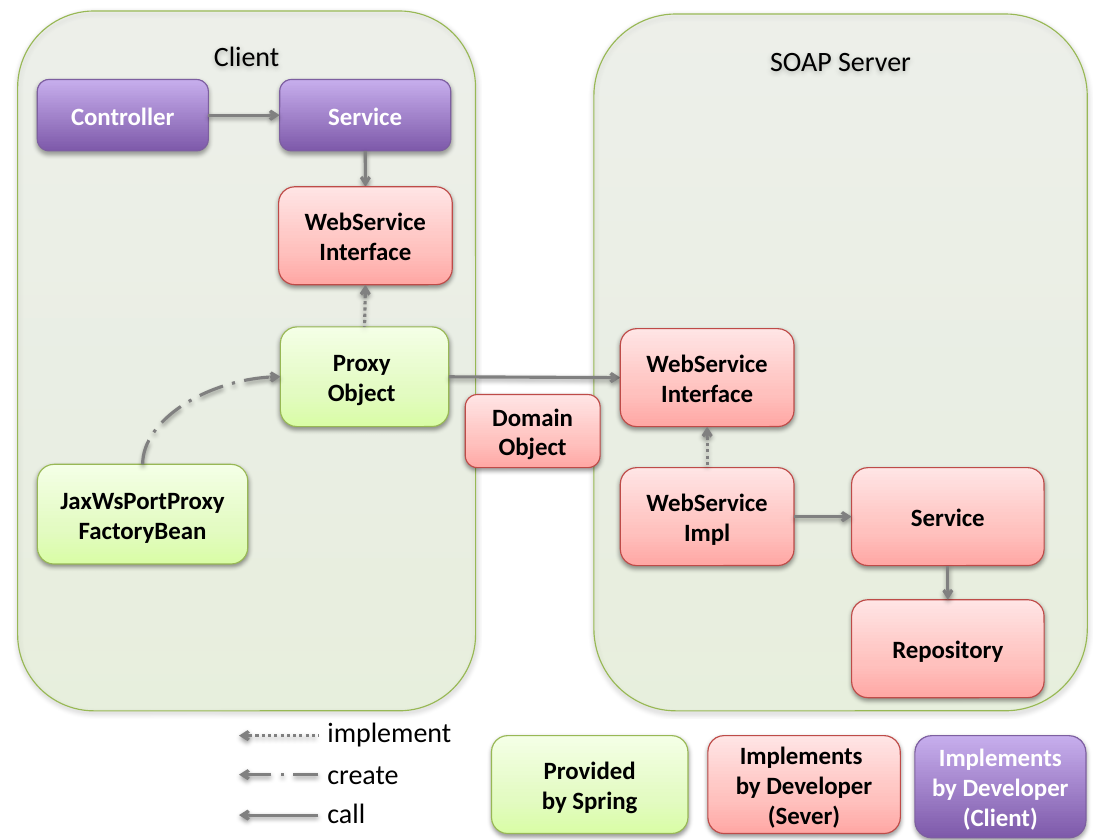
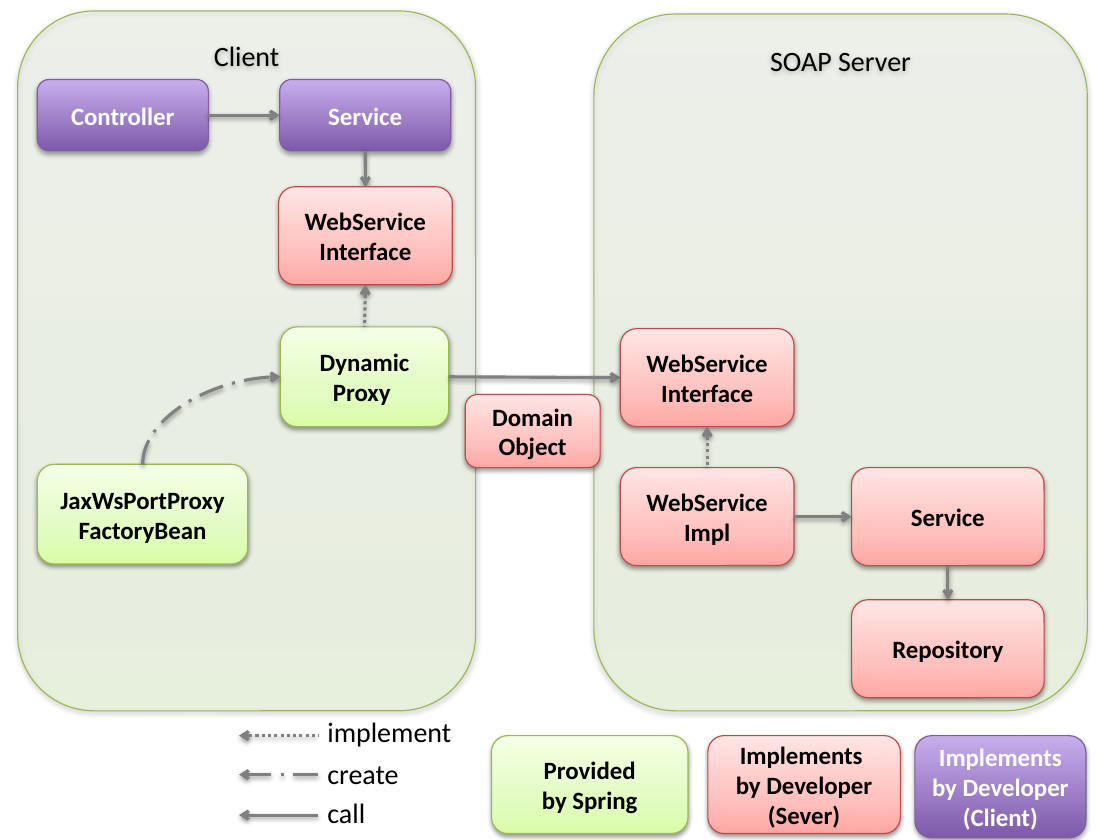
Before and after one commit to xzjia/guideline, a slide deck: slide 9 of source/ArchitectureInDetail/images_SOAP/materialSOAP.pptx. Drawn at 1120x840 pixels with LibreOffice and Linux fonts; fonts in the diff are those of the drawing. Boxes give left, top, right and bottom in pixels: in the first picture for what was removed or moved away, otherwise in the second. Text is boxed around its words. In the diff, an @@ line names an element or a change of style, - is before the commit and + after.

Commit message:
Modify_ProxyObject_and_ProxyClass_to_DynamicProxy.#1901
(cherry picked from commit 0a970ddba23ceec5a6ab82ae12d20e52c3d0a6cd)

```diff
--- a/source/ArchitectureInDetail/images_SOAP/materialSOAP.pptx
+++ b/source/ArchitectureInDetail/images_SOAP/materialSOAP.pptx
@@ text in rounded rectangle at (320,353,410,405): text changed @@
-Proxy
-Object
+Dynamic Proxy
```
Also in this commit, not shown: 4 other slides changed, 5 other files.
